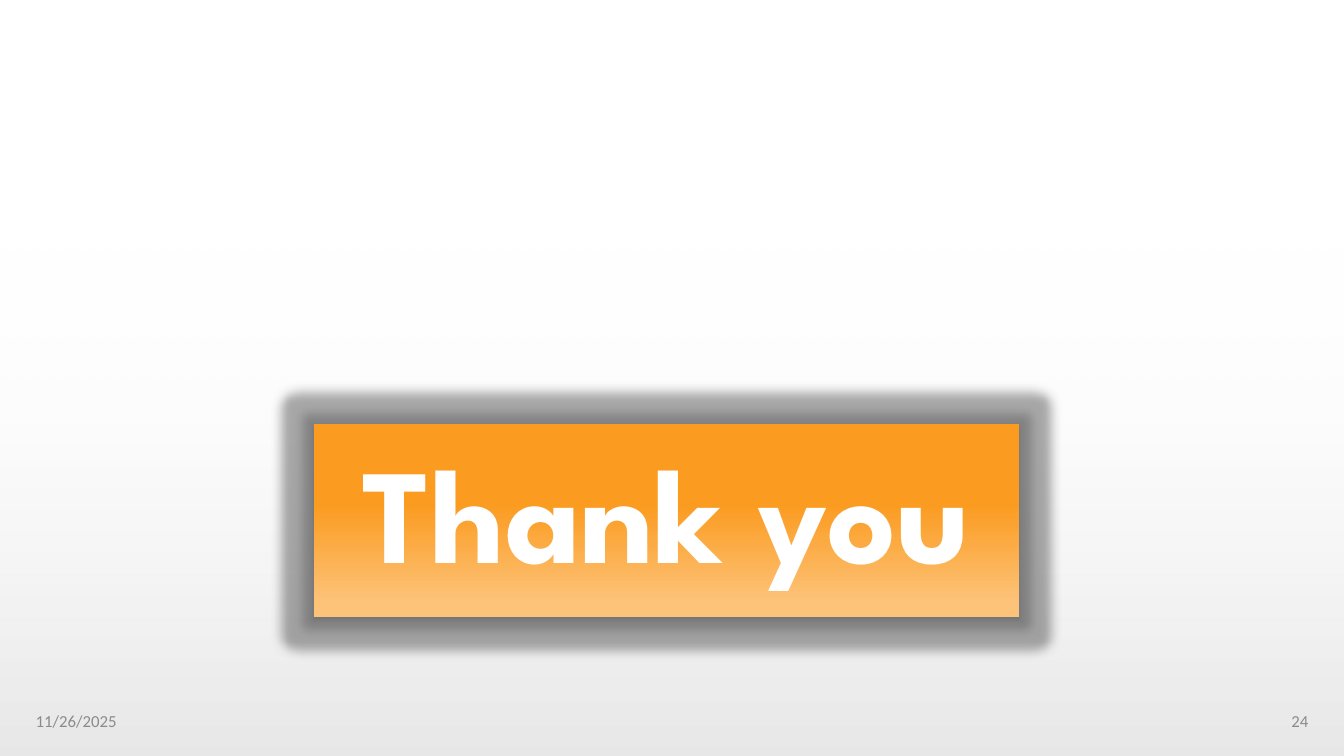
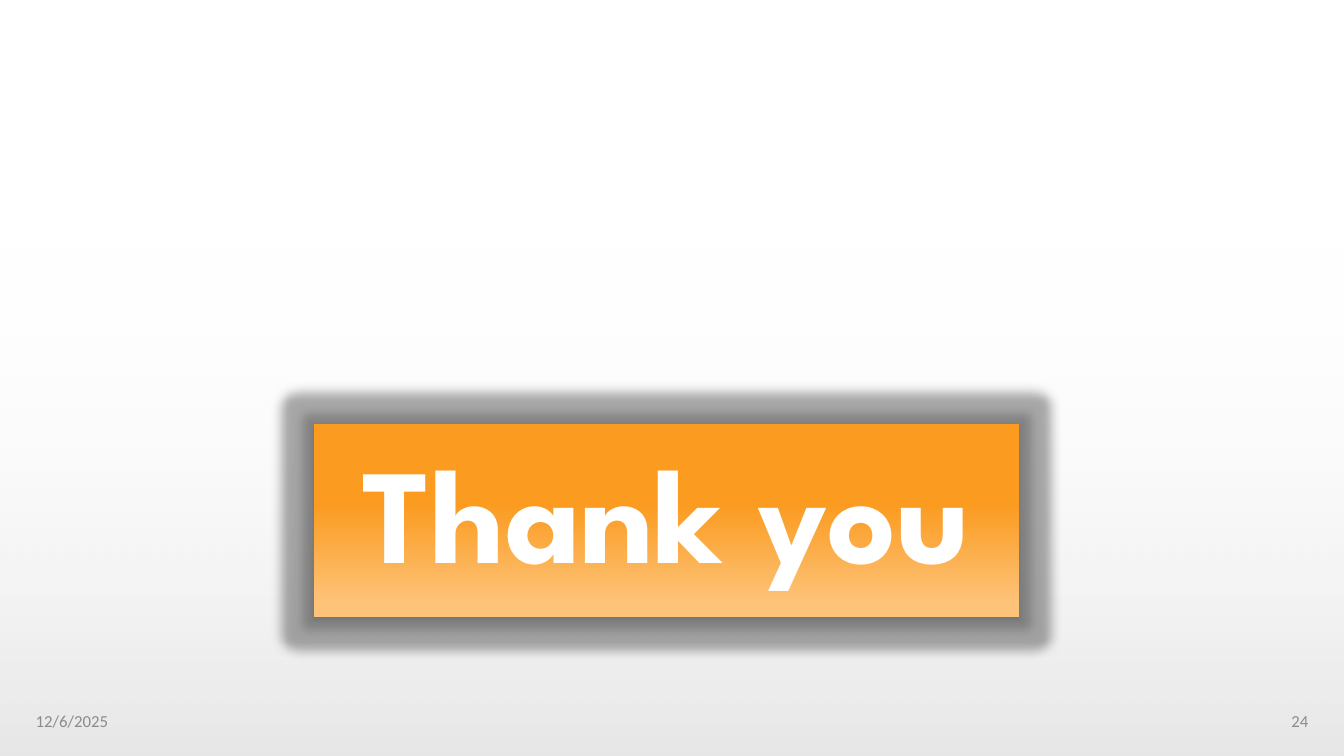
Before and after one commit to Depi-Power-BI-Specialist-G3/Team-3-Power-BI-graduation-project, a slide deck: slide 24 of MTA-Ridership-Analysis-Project (5).pptx. Drawn at 1344x756 pixels with LibreOffice and Linux fonts; fonts in the diff are those of the drawing. Boxes give left, top, right and bottom in pixels: in the first picture for what was removed or moved away, otherwise in the second. Text is boxed around its words. In the diff, an @@ line names an element or a change of style, - is before the commit and + after.

```diff
--- a/MTA-Ridership-Analysis-Project (5).pptx
+++ b/MTA-Ridership-Analysis-Project (5).pptx
@@ text at (36, 715, 109, 727): text changed @@
-11/26/2025
+12/6/2025
```
Also in this commit, not shown: 5 other slides changed.
